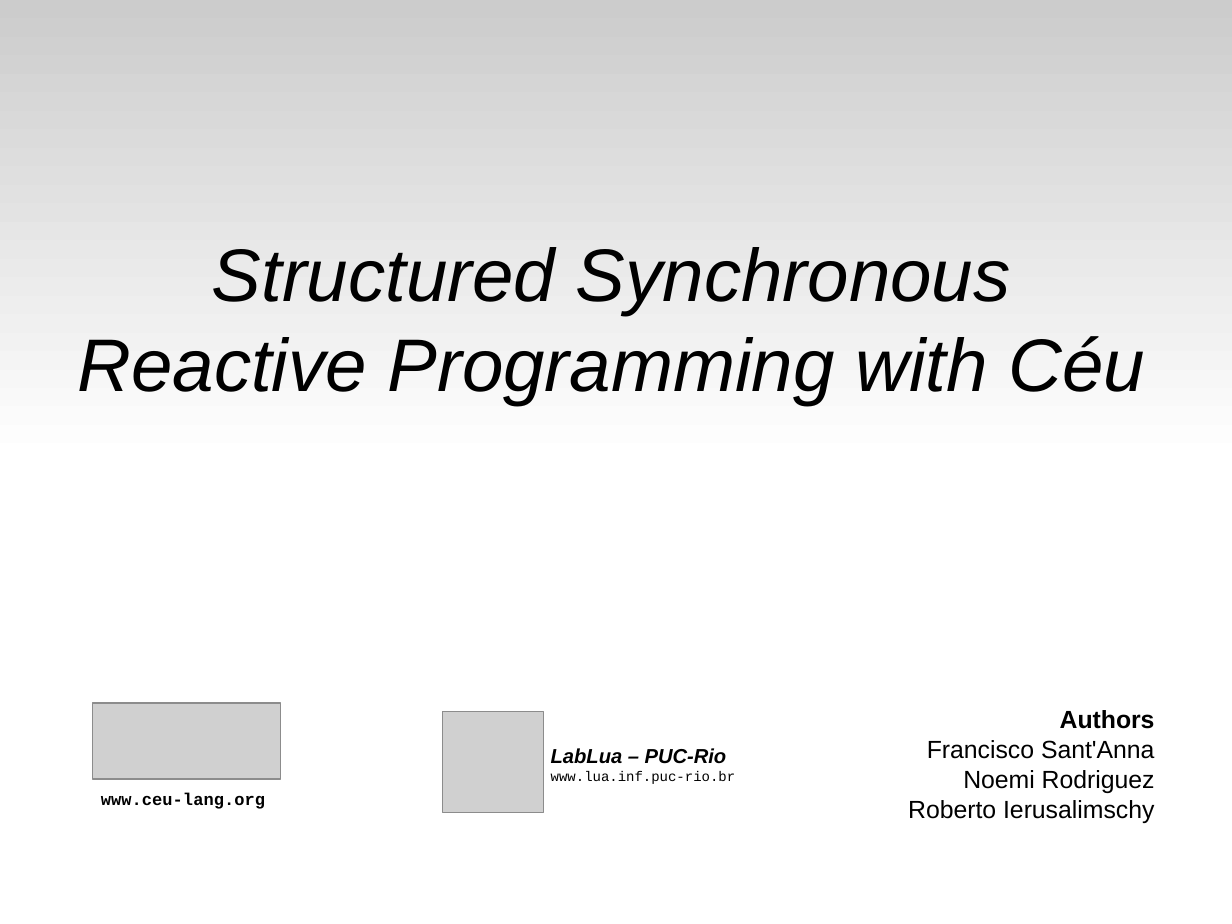
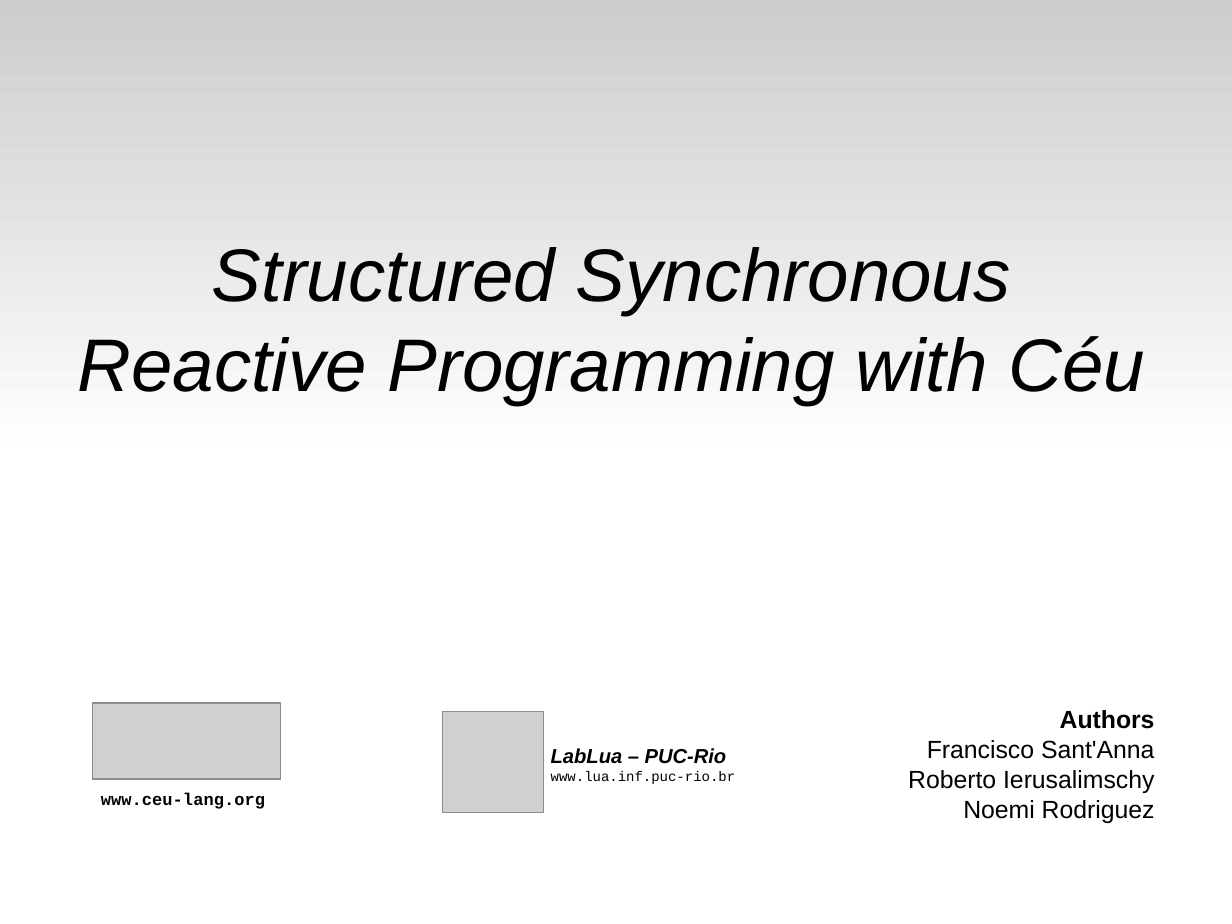
Before and after one commit to fsantanna-no/ceu-docs, a slide deck: slide 25 of ceu_mod.odp (slide 36 before the commit). Drawn at 1232x924 pixels with LibreOffice and Linux fonts; fonts in the diff are those of the drawing; grey boxes stand for pictures. Boxes give left, top, right and bottom in pixels: in the first picture for what was removed or moved away, otherwise in the second. Text is boxed around its words. In the diff, an @@ line names an element or a change of style, - is before the commit and + after.

```diff
--- a/ceu_mod.odp
+++ b/ceu_mod.odp
@@ text at <box>908,770,1154,793</box>: paragraph added @@
+Roberto Ierusalimschy
@@ text at <box>908,800,1154,823</box>: paragraph removed @@
-Roberto Ierusalimschy
```
Also in this commit, not shown: 12 other slides changed, 4 slides added, 15 slides removed.
